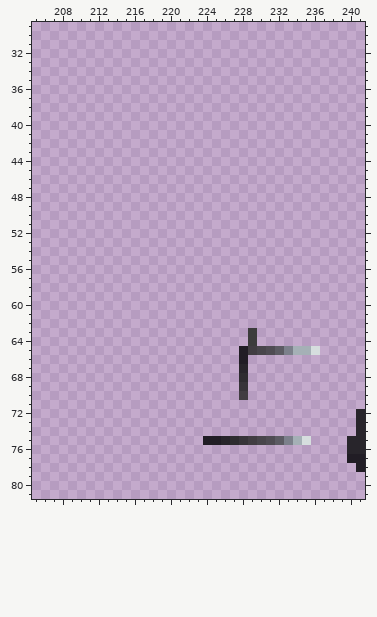
One commit to this pixel-art file: player/sprites/scene.aseprite. The picture above was drawn from the file before the commit.
480x270 pixels, 1 frame. Colours within 5 levels of each other are drawn and written as one. Shown: x 205..241, y 29..81.
After:
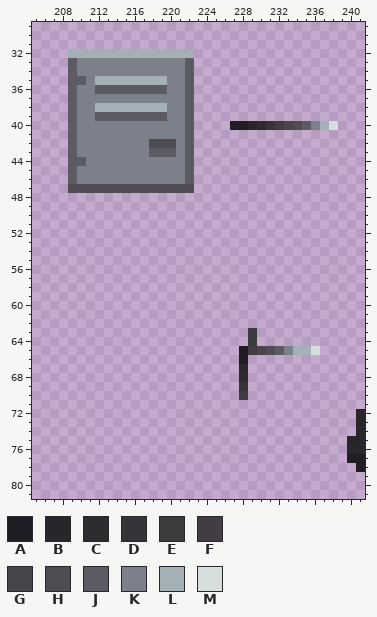
Palette (. is transparent): A #211d25  B #28252b  C #2e2c30  D #373439  E #3c3c3c  F #413d42  G #48454b  H #4f4c53  J #5c5b63  K #7c808b  L #a5b0b6  M #d6dede
From old to new:
The edit adds colour A in row 40 at x 227 to 228.
The edit adds colour B in row 40 at x 229.
The edit adds colour C in row 40 at x 230.
The edit adds colour D in row 40 at x 231.
The edit adds colour F in row 40 at x 232.
The edit adds colour G in row 40 at x 233.
The edit adds colour H in row 40 at x 234; in row 42 at x 218 to 220; in row 47 at x 209 to 222.
The edit adds colour J in rows 33 to 34 at x 209 and 222; in row 35 at x 209 to 210 and 222; in row 36 at x 209, 212 to 219 and 222; in rows 37 to 38 at x 209 and 222; in row 39 at x 209, 212 to 219 and 222; in row 40 at x 209, 222 and 235.
The edit adds colour J in rows 41 to 42 at x 209 and 222; in row 43 at x 209, 218 to 220 and 222; in row 44 at x 209 to 210 and 222; in rows 45 to 46 at x 209 and 222.
The edit adds colour K in rows 33 to 34 at x 210 to 221; in row 35 at x 211 and 220 to 221; in row 36 at x 210 to 211 and 220 to 221; in row 37 at x 210 to 221; in rows 38 to 39 at x 210 to 211 and 220 to 221; in row 40 at x 210 to 221 and 236.
The edit adds colour K in row 41 at x 210 to 221; in rows 42 to 43 at x 210 to 217 and 221; in row 44 at x 211 to 221; in rows 45 to 46 at x 210 to 221.
The edit adds colour L in row 32 at x 209 to 222; in row 35 at x 212 to 219; in row 38 at x 212 to 219; in row 40 at x 237.
The edit adds colour M in row 40 at x 238.
The edit erases colour A in row 75 at x 224 to 225.
The edit erases colour B in row 75 at x 226.
The edit erases colour C in row 75 at x 227.
The edit erases colour D in row 75 at x 228.
The edit erases colour F in row 75 at x 229.
The edit erases colour G in row 75 at x 230.
The edit erases colour H in row 75 at x 231.
The edit erases colour J in row 75 at x 232.
The edit erases colour K in row 75 at x 233.
The edit erases colour L in row 75 at x 234.
The edit erases colour M in row 75 at x 235.
